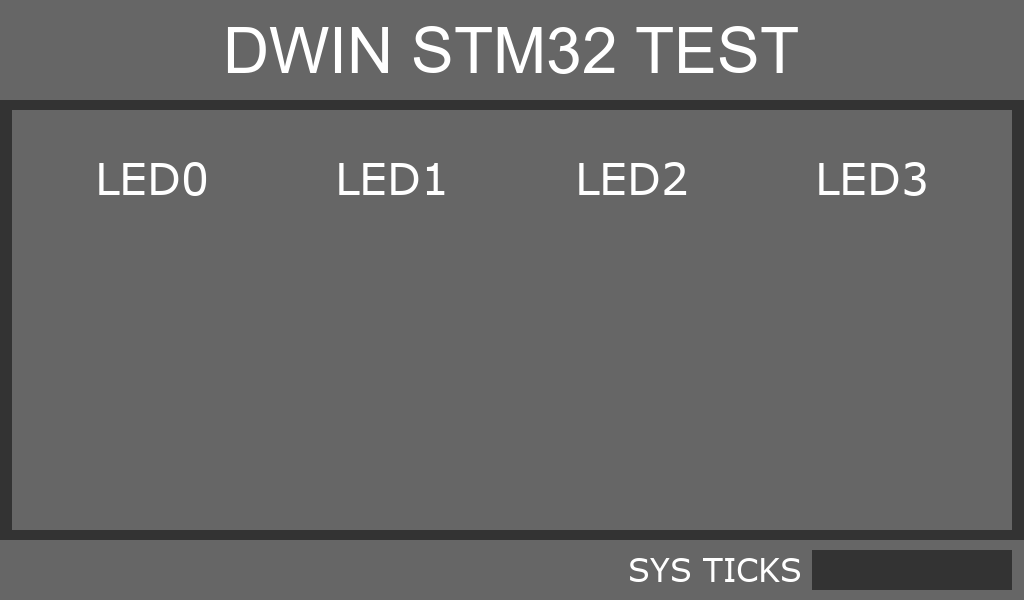
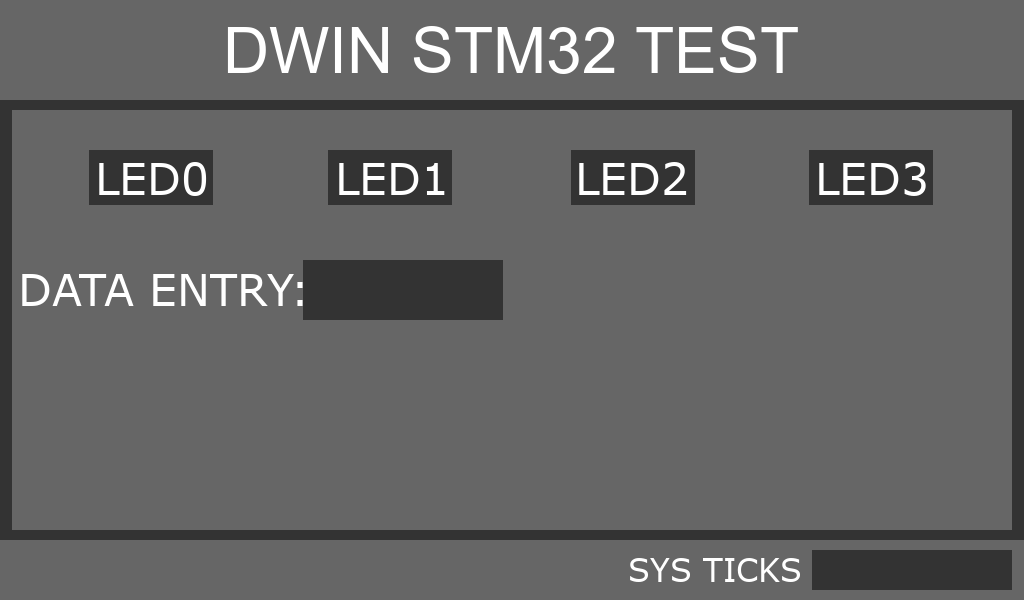
Comparing the layer stacks of the two w=1024, h=600 images. Changes:
added group "Data Input" with 2 layers above "LED Buttons" over [22, 260, 503, 320]
added layer "DATA ENTRY:" in group "Data Input" over [22, 274, 303, 306]
added layer "Data display area" in group "Data Input" over [303, 260, 503, 320]
added group "LED Buttons" with 6 layers above "Sys Ticks" over [89, 150, 933, 205]
moved "LED0 LED1 LED2 LED3" into group "LED Buttons" over [99, 162, 926, 196]
added group "LED BG" with 4 layers in group "LED Buttons" over [89, 150, 933, 205]
added layer "LED3 BG" in group "LED BG" over [809, 150, 933, 205]
added layer "LED2 BG" in group "LED BG" over [571, 150, 695, 205]
added layer "LED1 BG" in group "LED BG" over [328, 150, 452, 205]
added layer "LED0 BG" in group "LED BG" over [89, 150, 213, 205]
added group "Layout" with 4 layers over [22, 150, 933, 320]
moved "Content" into group "Layout" over [22, 150, 933, 320]
moved "Background" into group "Layout" over [22, 150, 933, 320]
